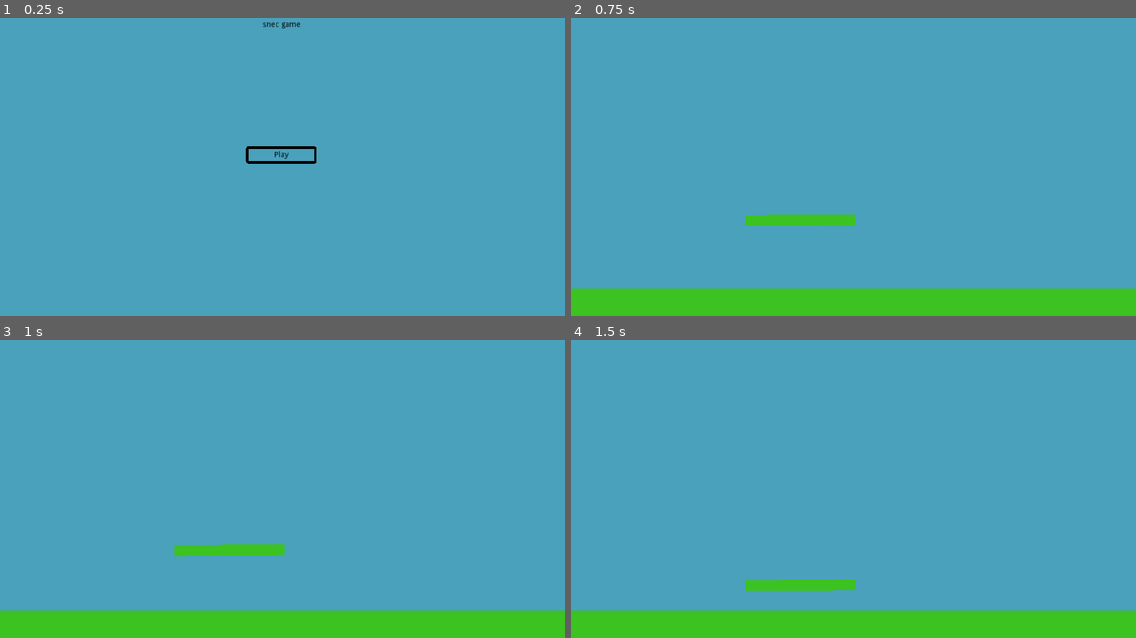
Above: before the commit, frames 1-4 (two rows, left to right).
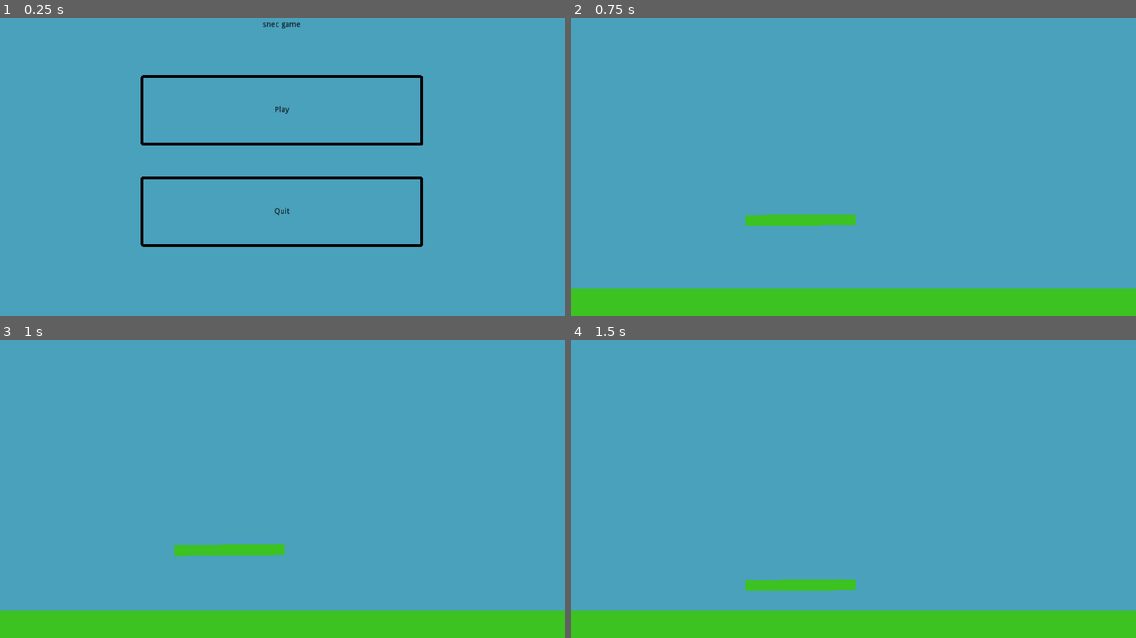
Above: after the commit, the same moments.

Repository: taylorhansen/snek-game
Game: Godot game, scene res://menus/MainMenu.tscn
Same seed, same stepped clock (60 frames per second), same inputs: the game is played once before the commit and once after it.
Inputs:
- Up to frame 1 (0.25 s): no input
- Up to frame 2 (0.75 s): click "Play" at 0.5 s
- Up to frame 3 (1 s): no input
- Up to frame 4 (1.5 s): hold Right (head_right) from 1.28 s (still down); hold Up (head_grip) from 1.28 s (still down)

The runs differ from the first frame. In frame 1, 2.7% of the frame differs, in the area x 24-75%, y 19-77%; in frame 2, nothing differs; in frame 3, nothing differs; in frame 4, nothing differs.

Commit message:
Add pause menu and quit functionality

Diff:
--- a/menus/MainMenu.gd
+++ b/menus/MainMenu.gd
@@ -2,3 +2,6 @@
 
 func _on_Play_pressed():
     Global.goto_scene(preload("res://world/World.tscn"))
+
+func _on_Quit_pressed():
+    get_tree().quit()
--- a/menus/MainMenu.tscn
+++ b/menus/MainMenu.tscn
@@ -28,13 +28,29 @@
 anchor_top = 0.5
 anchor_right = 0.5
 anchor_bottom = 0.5
-margin_left = -65.0
-margin_top = -13.0
-margin_right = 63.0
-margin_bottom = 19.0
+margin_left = -256.0
+margin_top = -141.507
+margin_right = 256.0
+margin_bottom = -13.5073
 focus_mode = 0
 theme = ExtResource( 2 )
 shortcut_in_tooltip = false
 enabled_focus_mode = 0
 text = "Play"
+
+[node name="Quit" type="Button" parent="."]
+anchor_left = 0.5
+anchor_top = 0.5
+anchor_right = 0.5
+anchor_bottom = 0.5
+margin_left = -256.0
+margin_top = 42.4927
+margin_right = 256.0
+margin_bottom = 170.493
+focus_mode = 0
+theme = ExtResource( 2 )
+shortcut_in_tooltip = false
+enabled_focus_mode = 0
+text = "Quit"
 [connection signal="pressed" from="Play" to="." method="_on_Play_pressed"]
+[connection signal="pressed" from="Quit" to="." method="_on_Quit_pressed"]
--- a/music/Music.gd
+++ b/music/Music.gd
@@ -14,7 +14,6 @@
         # reroll
         _select_song(except)
     else:
-        print("playing")
         # set the selected song to play
         stream = song
         play()
--- a/music/Music.tscn
+++ b/music/Music.tscn
@@ -6,6 +6,7 @@
 [ext_resource path="res://music/requiem.ogg" type="AudioStream" id=4]
 
 [node name="Music" type="AudioStreamPlayer"]
+pause_mode = 2
 autoplay = true
 bus = "Music"
 script = ExtResource( 1 )
--- a/project.godot
+++ b/project.godot
@@ -75,6 +75,11 @@
 "events": [ Object(InputEventKey,"resource_local_to_scene":false,"resource_name":"","device":0,"alt":false,"shift":false,"control":false,"meta":false,"command":false,"pressed":false,"scancode":16777233,"unicode":0,"echo":false,"script":null)
  ]
 }
+pause={
+"deadzone": 0.5,
+"events": [ Object(InputEventKey,"resource_local_to_scene":false,"resource_name":"","device":0,"alt":false,"shift":false,"control":false,"meta":false,"command":false,"pressed":false,"scancode":16777217,"unicode":0,"echo":false,"script":null)
+ ]
+}
 
 [rendering]
 
--- /dev/null
+++ b/world/PauseMenu.gd
@@ -0,0 +1,7 @@
+extends Control
+
+signal pause
+
+func _input(event: InputEvent):
+    if event.is_action_pressed("pause"):
+        emit_signal("pause")
--- /dev/null
+++ b/world/World.gd
@@ -0,0 +1,22 @@
+extends Node2D
+
+onready var _pause_menu = $CanvasLayer/PauseMenu
+
+# pauses the game and brings up the pause menu
+func _pause():
+    # toggle pause state if we're already paused
+    if not visible:
+        _unpause()
+        return
+    visible = false
+    get_tree().paused = true
+    _pause_menu.visible = true
+
+# unpauses the game and hides the pause menu
+func _unpause():
+    visible = true
+    get_tree().paused = false
+    _pause_menu.visible = false
+
+func _quit():
+    get_tree().quit()
--- a/world/World.tscn
+++ b/world/World.tscn
@@ -1,7 +1,10 @@
-[gd_scene load_steps=5 format=2]
+[gd_scene load_steps=8 format=2]
 
-[ext_resource path="res://snake/Snake.tscn" type="PackedScene" id=1]
-[ext_resource path="res://world/tree.png" type="Texture" id=2]
+[ext_resource path="res://world/World.gd" type="Script" id=1]
+[ext_resource path="res://snake/Snake.tscn" type="PackedScene" id=2]
+[ext_resource path="res://world/tree.png" type="Texture" id=3]
+[ext_resource path="res://menus/theme.tres" type="Theme" id=4]
+[ext_resource path="res://world/PauseMenu.gd" type="Script" id=5]
 
 [sub_resource type="RectangleShape2D" id=1]
 extents = Vector2( 1024, 25 )
@@ -10,8 +13,9 @@
 extents = Vector2( 10, 1024 )
 
 [node name="World" type="Node2D"]
+script = ExtResource( 1 )
 
-[node name="Snake" parent="." instance=ExtResource( 1 )]
+[node name="Snake" parent="." instance=ExtResource( 2 )]
 position = Vector2( 495.233, 421.926 )
 rotation = -1.57879
 
@@ -50,8 +54,47 @@
 }
 
 [node name="Sprite" type="Sprite" parent="Tree"]
-texture = ExtResource( 2 )
+texture = ExtResource( 3 )
 
 [node name="CollisionPolygon2D" type="CollisionPolygon2D" parent="Tree"]
 build_mode = 1
 polygon = PoolVector2Array( -106.2, 351.142, 87.5664, 345.14, 45.5551, 317.704, 44.6977, 214.819, 45.5551, 135.94, 54.1 …(946 unchanged characters)…
+
+[node name="CanvasLayer" type="CanvasLayer" parent="."]
+pause_mode = 2
+
+[node name="PauseMenu" type="Control" parent="CanvasLayer"]
+visible = false
+anchor_right = 1.0
+anchor_bottom = 1.0
+theme = ExtResource( 4 )
+script = ExtResource( 5 )
+
+[node name="Label" type="Label" parent="CanvasLayer/PauseMenu"]
+anchor_left = 0.5
+anchor_right = 0.5
+margin_left = -65.0
+margin_right = 65.0
+margin_bottom = 150.0
+text = "paused"
+align = 1
+valign = 1
+
+[node name="Continue" type="Button" parent="CanvasLayer/PauseMenu"]
+anchor_left = 1.0
+anchor_top = 1.0
+anchor_right = 1.0
+anchor_bottom = 1.0
+margin_left = -512.0
+margin_top = -128.0
+text = "Continue"
+
+[node name="Quit" type="Button" parent="CanvasLayer/PauseMenu"]
+anchor_top = 1.0
+anchor_bottom = 1.0
+margin_top = -128.0
+margin_right = 512.0
+text = "Quit"
+[connection signal="pause" from="CanvasLayer/PauseMenu" to="." method="_pause"]
+[connection signal="pressed" from="CanvasLayer/PauseMenu/Continue" to="." method="_unpause"]
+[connection signal="pressed" from="CanvasLayer/PauseMenu/Quit" to="." method="_quit"]
